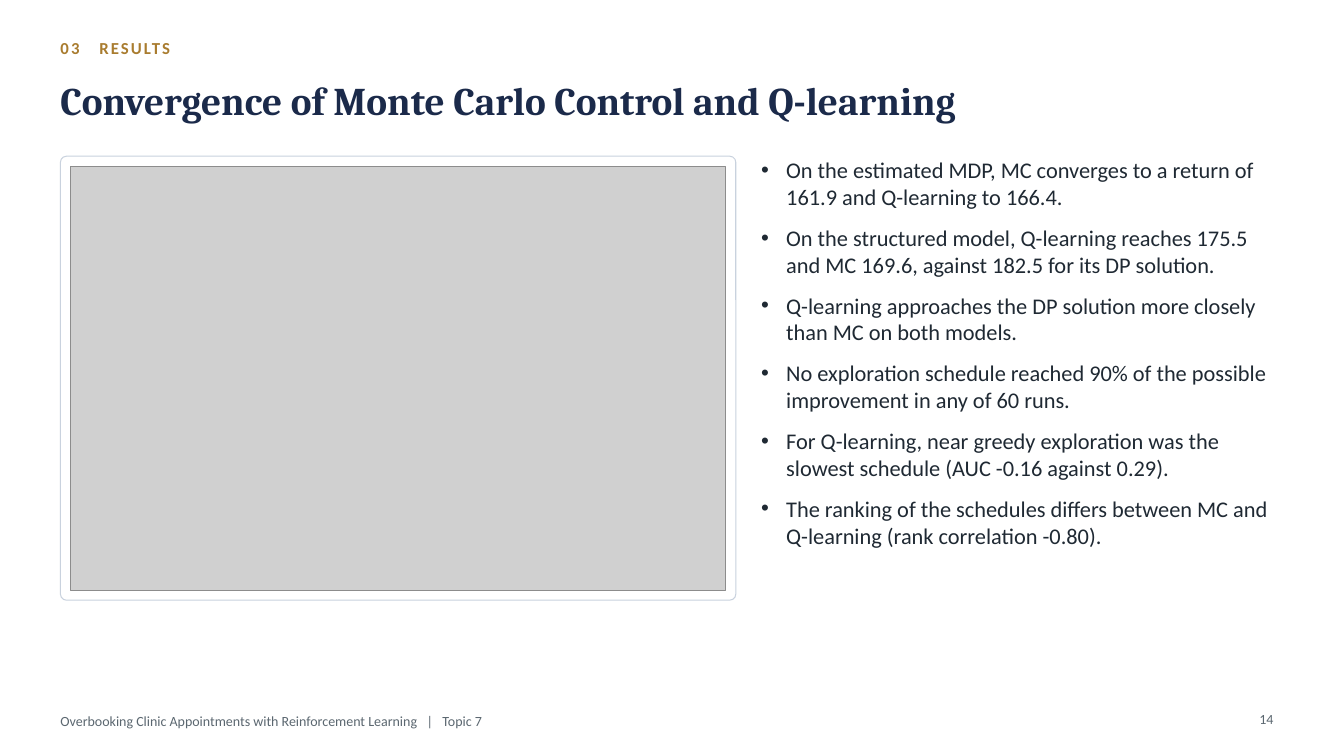
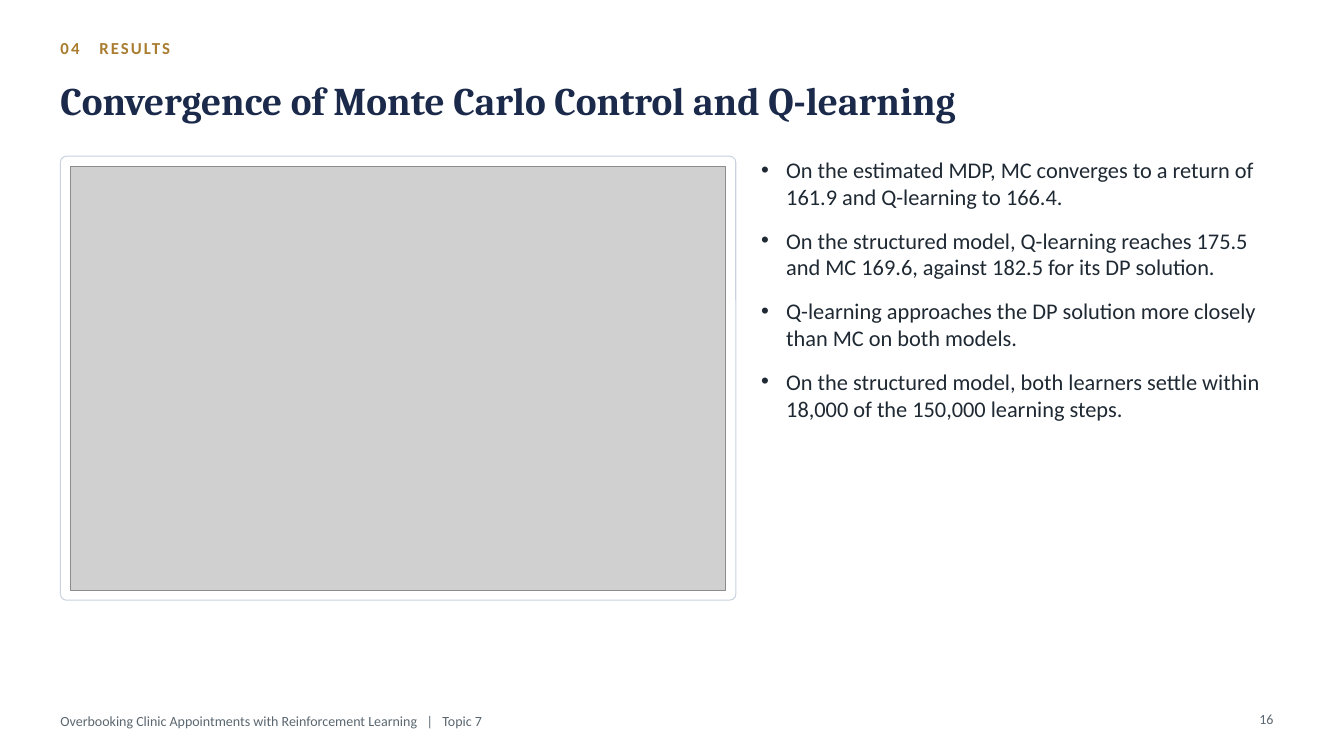
Before and after one commit to Nagasai-Datta/ml_lab, a slide deck: slide 16 of topic7/presentation/23BCE0757_THEORY_DA.pptx (slide 14 before the commit). Drawn at 1344x756 pixels with LibreOffice and Linux fonts; fonts in the diff are those of the drawing; grey boxes stand for pictures. Boxes give left, top, right and bottom in pixels: in the first picture for what was removed or moved away, otherwise in the second. Text is boxed around its words. In the diff, an @@ line names an element or a change of style, - is before the commit and + after.

Commit message:
Presentation: 21 slides, added related work, background and schedules, title 23BCE0757_THEORY_DA

```diff
--- a/topic7/presentation/23BCE0757_THEORY_DA.pptx
+++ b/topic7/presentation/23BCE0757_THEORY_DA.pptx
@@ text at <box>60,43,79,54</box>: text changed @@
-03 RESULTS
+04 RESULTS
@@ text at <box>786,162,1255,346</box>: more space between paragraphs @@
@@ text at <box>786,374,1259,421</box>: text changed @@
-• No exploration schedule reached 90% of the possible improvement in any of 60 runs.
-• For Q-learning, near greedy exploration was the slowest schedule (AUC -0.16 against 0.29).
-• The ranking of the schedules differs between MC and Q-learning (rank correlation -0.80).
+• On the structured model, both learners settle within 18,000 of the 150,000 learning steps.
@@ page number at <box>1259,714,1273,724</box>: text changed @@
-14
+16
```
Also in this commit, not shown: 13 other slides changed, 4 slides added, 1 slide removed, 5 other files.
